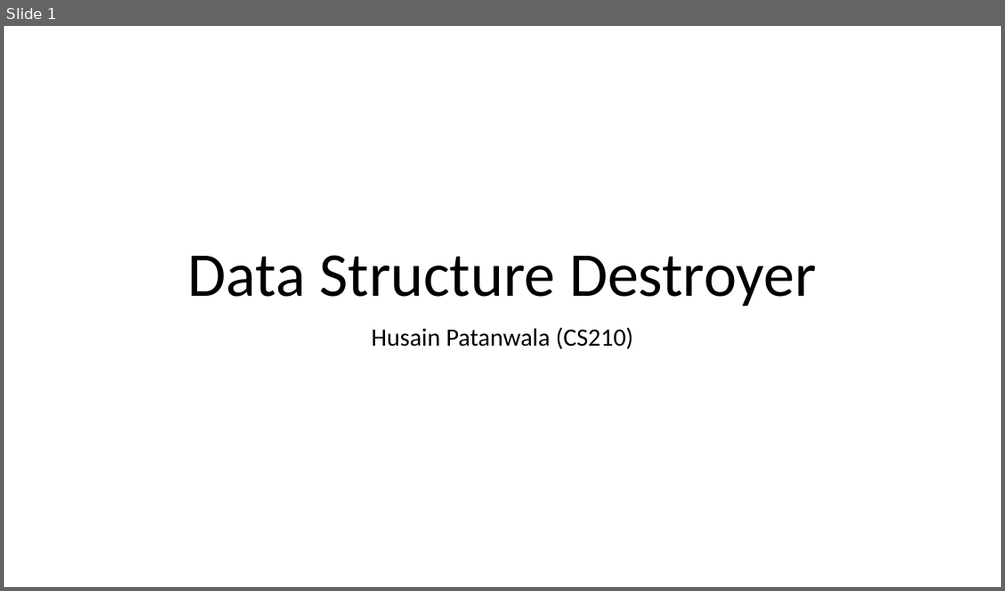
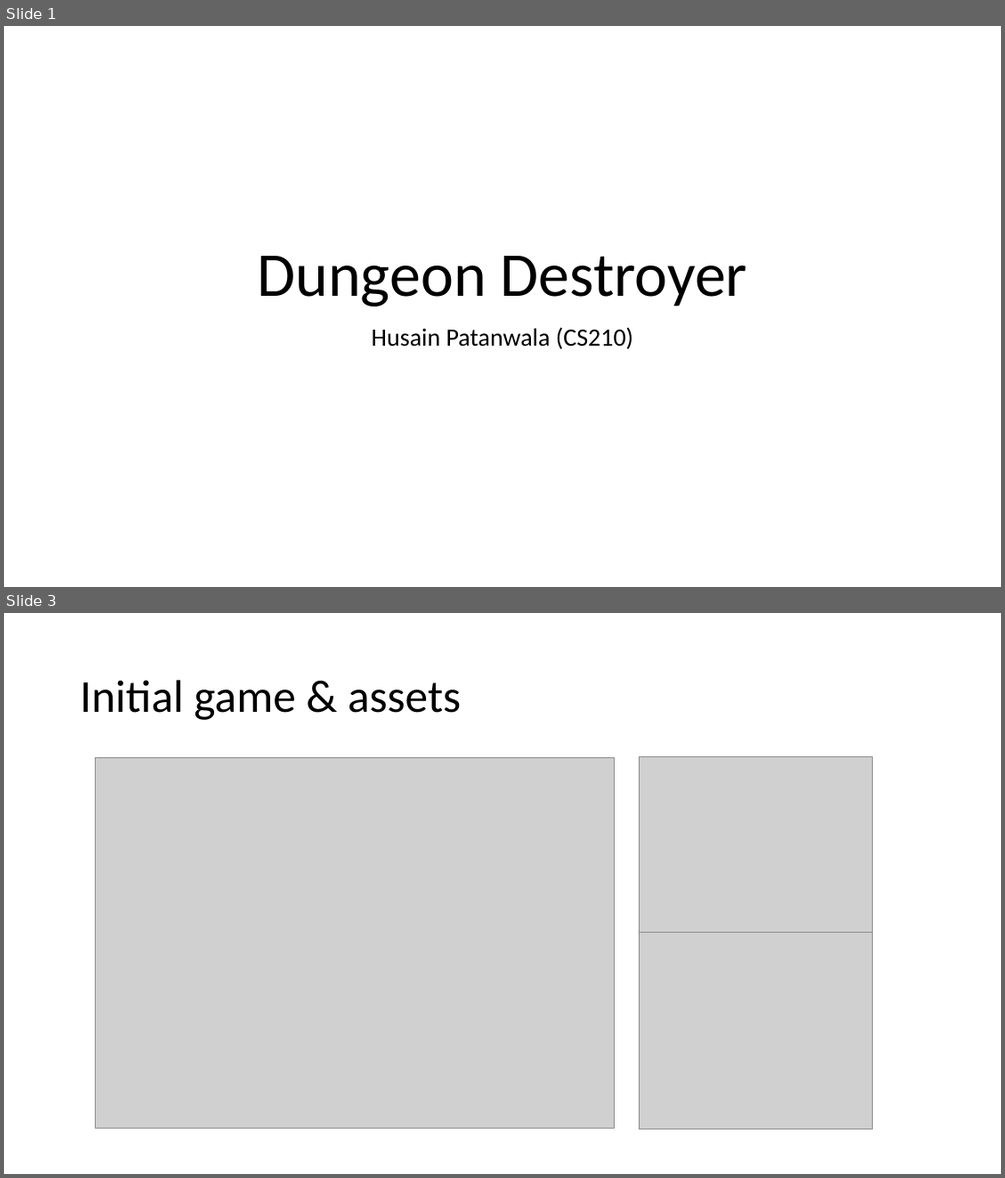
Before and after one commit to hyp5253/CS210-Final-Project, a slide deck: Documentation/Project Proposal.pptx. Shown one above the other, each under a label of ours: slide 1 before the commit, slides 1 and 3 after it; the slides between them are not shown. The pictures are 1005x591 and 1005x1178 pixels, drawn with LibreOffice and Linux fonts; fonts in the diff are those of the drawing; grey boxes stand for pictures. Boxes give left, top, right and bottom in pixels: in the first picture for what was removed or moved away, otherwise in the second. Text is boxed around its words. In the diff, an @@ line names an element or a change of style, - is before the commit and + after.

```diff
--- a/Documentation/Project Proposal.pptx
+++ b/Documentation/Project Proposal.pptx
@@ slide 3 added at <box>4,613,1001,1174</box>, background #FFFFFF @@
@@ title added at <box>80,680,461,720</box>, 44 pt, text #000000 @@
+Initial game & assets
@@ picture added at <box>96,758,614,1128</box> @@
@@ picture added at <box>639,756,872,935</box> @@
@@ picture added at <box>639,933,872,1130</box> @@
@@ slide 1 changed as well @@
@@ title at <box>257,256,748,306</box>: text changed @@
-Data Structure Destroyer
+Dungeon Destroyer
```
Also in this commit, not shown: 1 other slide changed, 1 slide removed, 8 other files.
